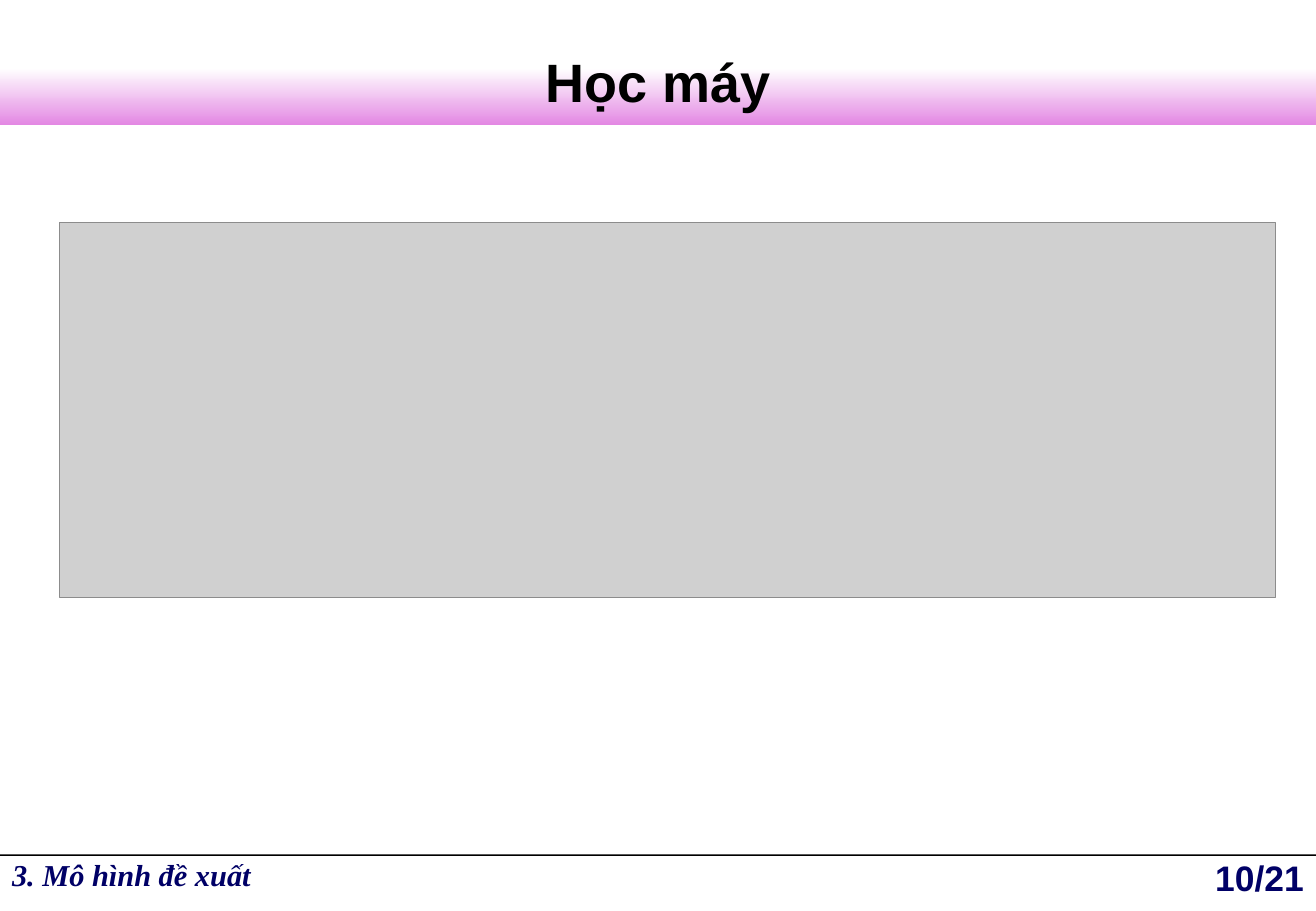
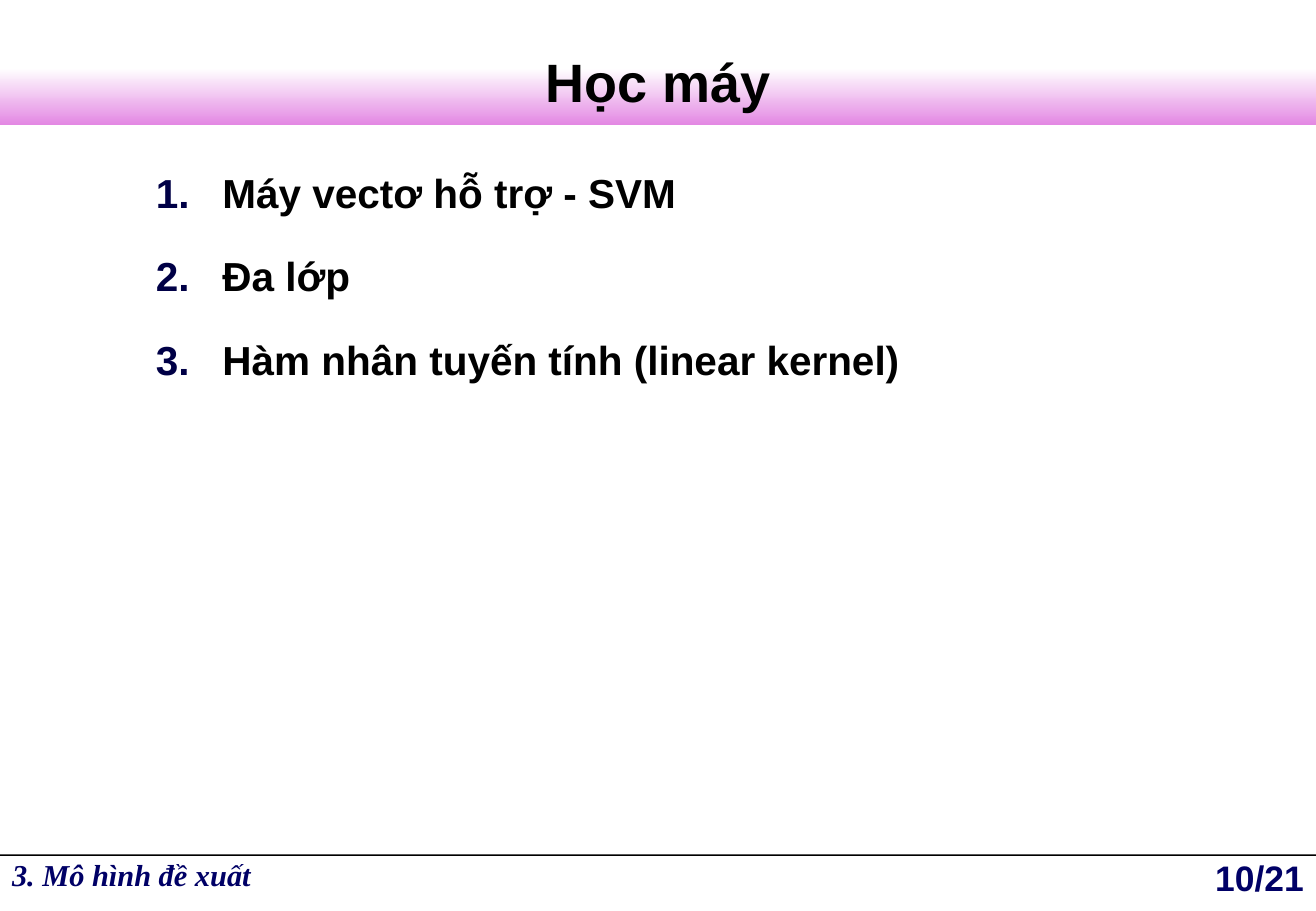
Before and after one commit to darian68/lv, a slide deck: slide 10 of Bao_Cao_Luan_Van.ppt. Drawn at 1316x911 pixels with LibreOffice and Linux fonts; fonts in the diff are those of the drawing; grey boxes stand for pictures; background and template pictures are left out. Boxes give left, top, right and bottom in pixels: in the first picture for what was removed or moved away, otherwise in the second. Text is boxed around its words. In the diff, an @@ line names an element or a change of style, - is before the commit and + after.

```diff
--- a/Bao_Cao_Luan_Van.ppt
+++ b/Bao_Cao_Luan_Van.ppt
@@ text added at (222, 175, 900, 383), 24 pt, text #000000, bold @@
+1. Máy vectơ hỗ trợ - SVM
+2. Đa lớp
+3. Hàm nhân tuyến tính (linear kernel)
@@ picture removed at (59, 222, 1275, 597) @@
```
Also in this commit, not shown: 4 other slides changed.
